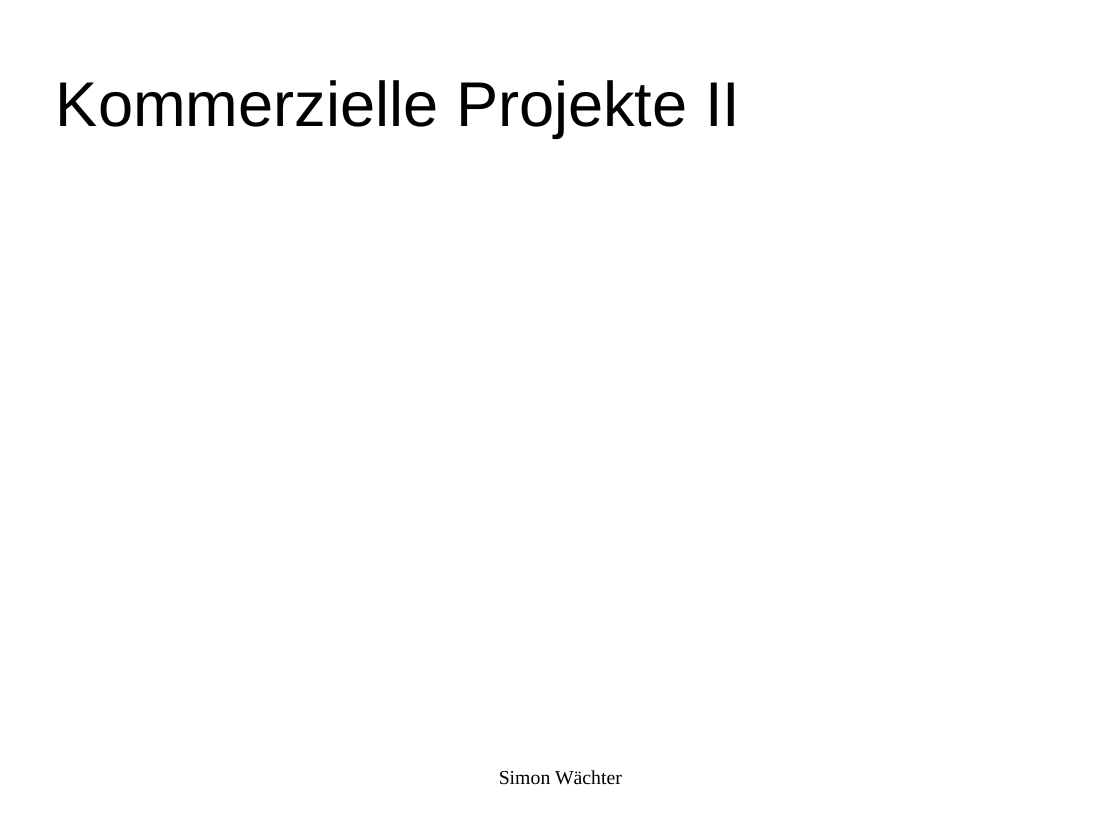
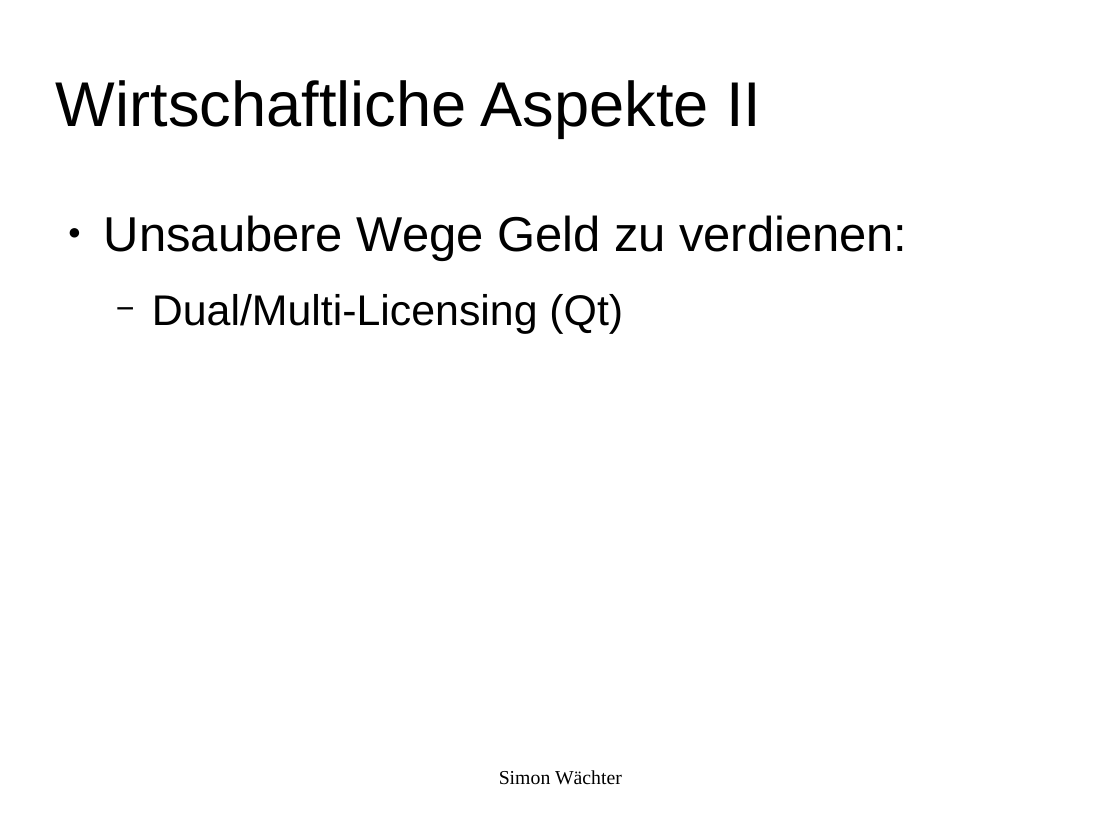
Before and after one commit to swaechter/presentations, a slide deck: slide 22 of 2014_05_10_Ubucon_2014/Freie_Software_Was_ist_das.odp (slide 20 before the commit). Drawn at 1120x840 pixels with LibreOffice and Linux fonts; fonts in the diff are those of the drawing; background and template pictures are left out. Boxes give left, top, right and bottom in pixels: in the first picture for what was removed or moved away, otherwise in the second. Text is boxed around its words. In the diff, an @@ line names an element or a change of style, - is before the commit and + after.

```diff
--- a/2014_05_10_Ubucon_2014/Freie_Software_Was_ist_das.odp
+++ b/2014_05_10_Ubucon_2014/Freie_Software_Was_ist_das.odp
@@ title at [56, 80, 761, 138]: text changed @@
-Kommerzielle Projekte II
+Wirtschaftliche Aspekte II
@@ text added at [104, 215, 907, 334], 34.7 pt, text #000000 @@
+● Unsaubere Wege Geld zu verdienen:
+  − Dual/Multi-Licensing (Qt)
```
Also in this commit, not shown: 14 other slides changed, 5 slides added, 2 slides removed.
